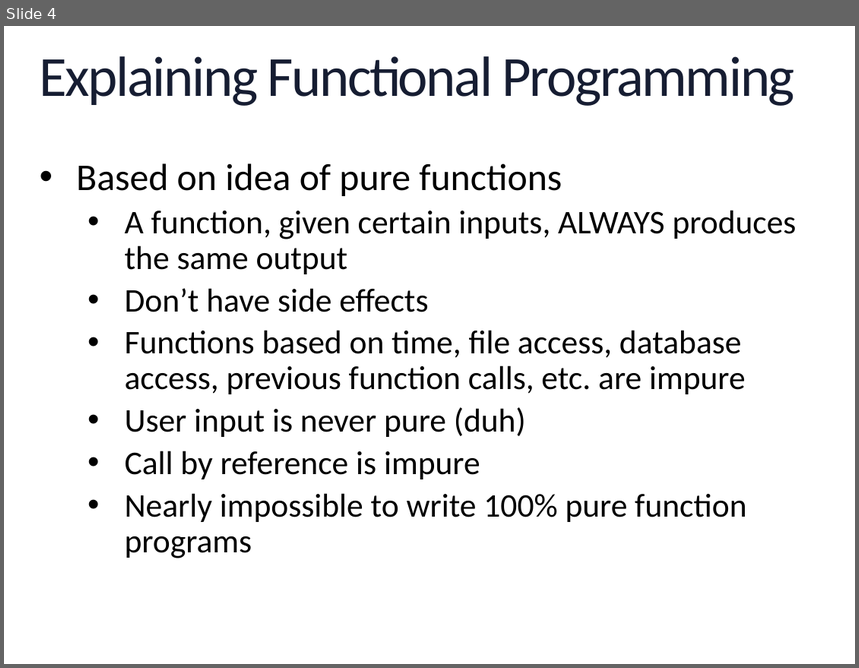
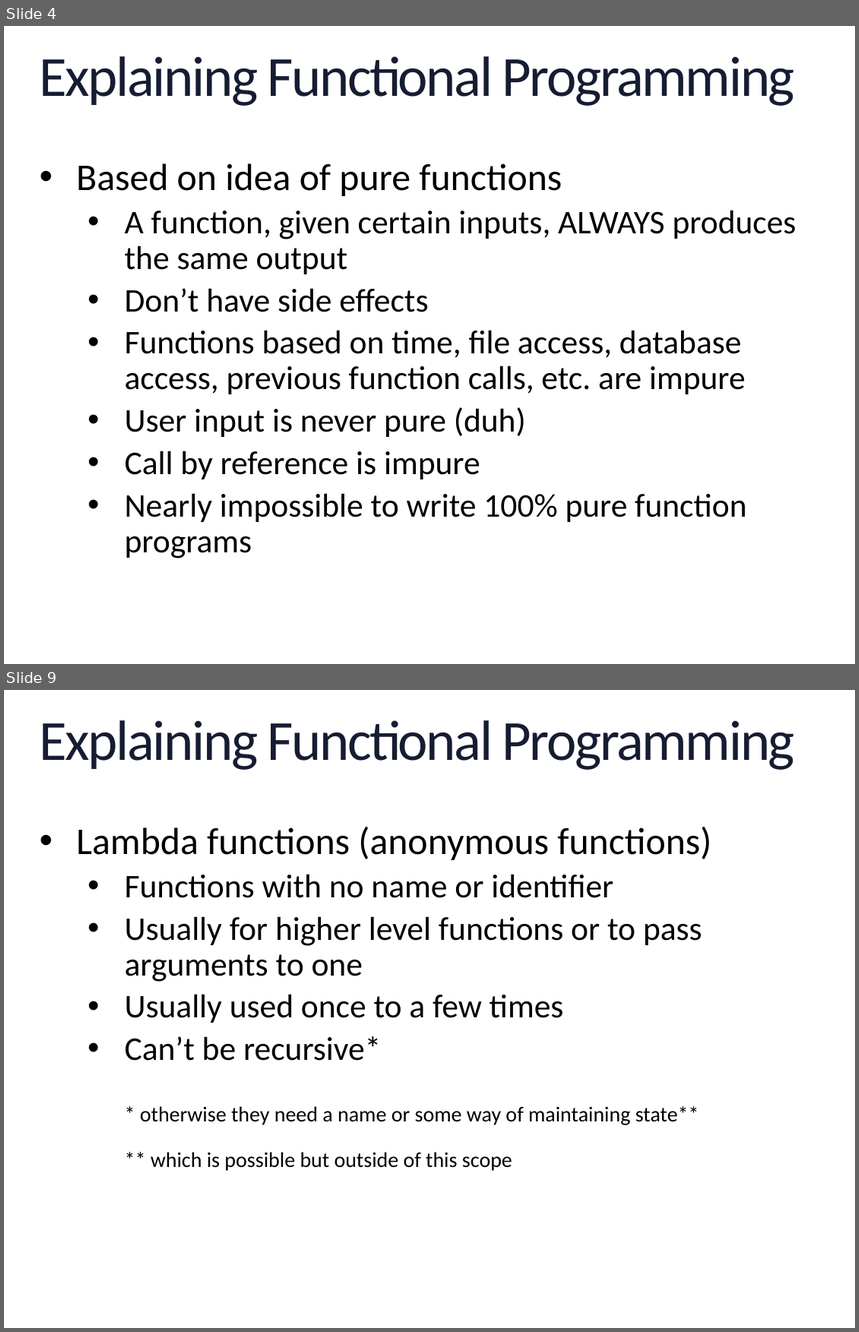
Before and after one commit to geekygirlsarah/talk-a_primer_on_functional_programming, a slide deck: A Primer on Functional Programming.pptx. Shown one above the other, each under a label of ours: slide 4 before the commit, slides 4 and 9 after it; the slides between them are not shown. The pictures are 859x668 and 859x1332 pixels, drawn with LibreOffice and Linux fonts; fonts in the diff are those of the drawing; background and template pictures are left out. Boxes give left, top, right and bottom in pixels: in the first picture for what was removed or moved away, otherwise in the second. Text is boxed around its words. In the diff, an @@ line names an element or a change of style, - is before the commit and + after.

```diff
--- a/A Primer on Functional Programming.pptx
+++ b/A Primer on Functional Programming.pptx
@@ slide 9 added at [4, 690, 855, 1328], background picture (left out); not listed: 1 template element that a slide beside it also shows @@
@@ title added at [40, 720, 795, 770], 48 pt, text gradient #2E59B0 to #161D32 to #000000 @@
+Explaining Functional Programming
@@ text added at [76, 826, 712, 1171], 28 pt, text #000000 @@
+• Lambda functions (anonymous functions)
+  • Functions with no name or identifier
+  • Usually for higher level functions or to pass arguments to one
+  • Usually used once to a few times
+  • Can’t be recursive*
+    * otherwise they need a name or some way of maintaining state**
+    ** which is possible but outside of this scope
```
Also in this commit, not shown: 1 slide changed, 22 other slides added.
